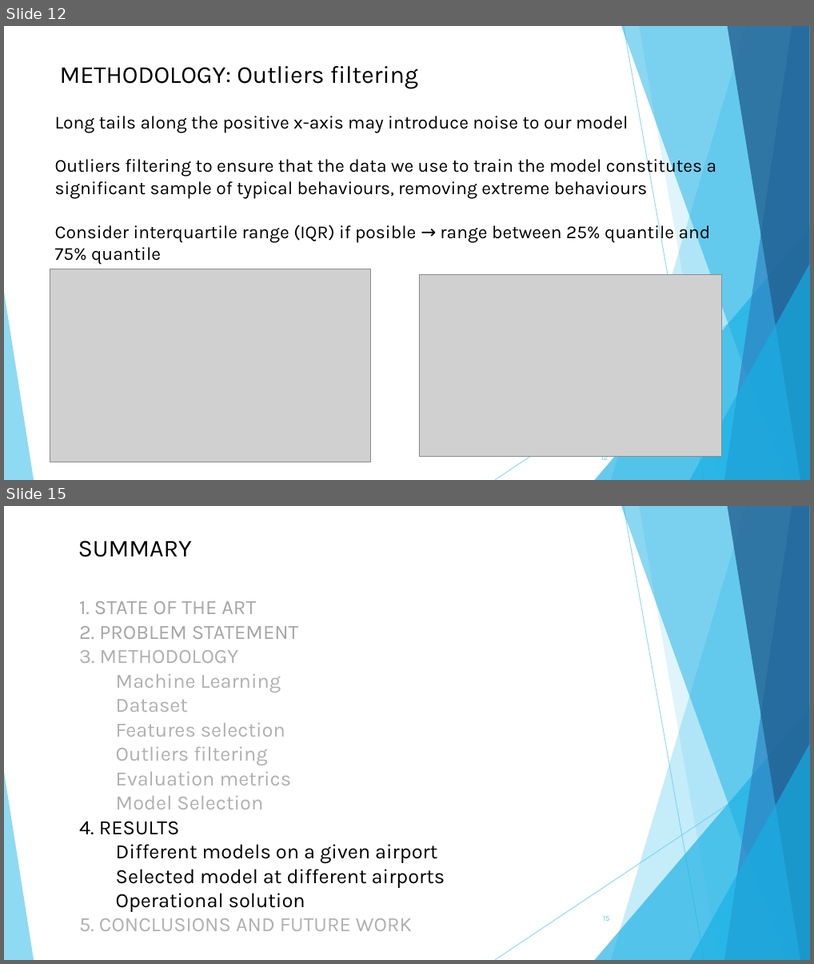
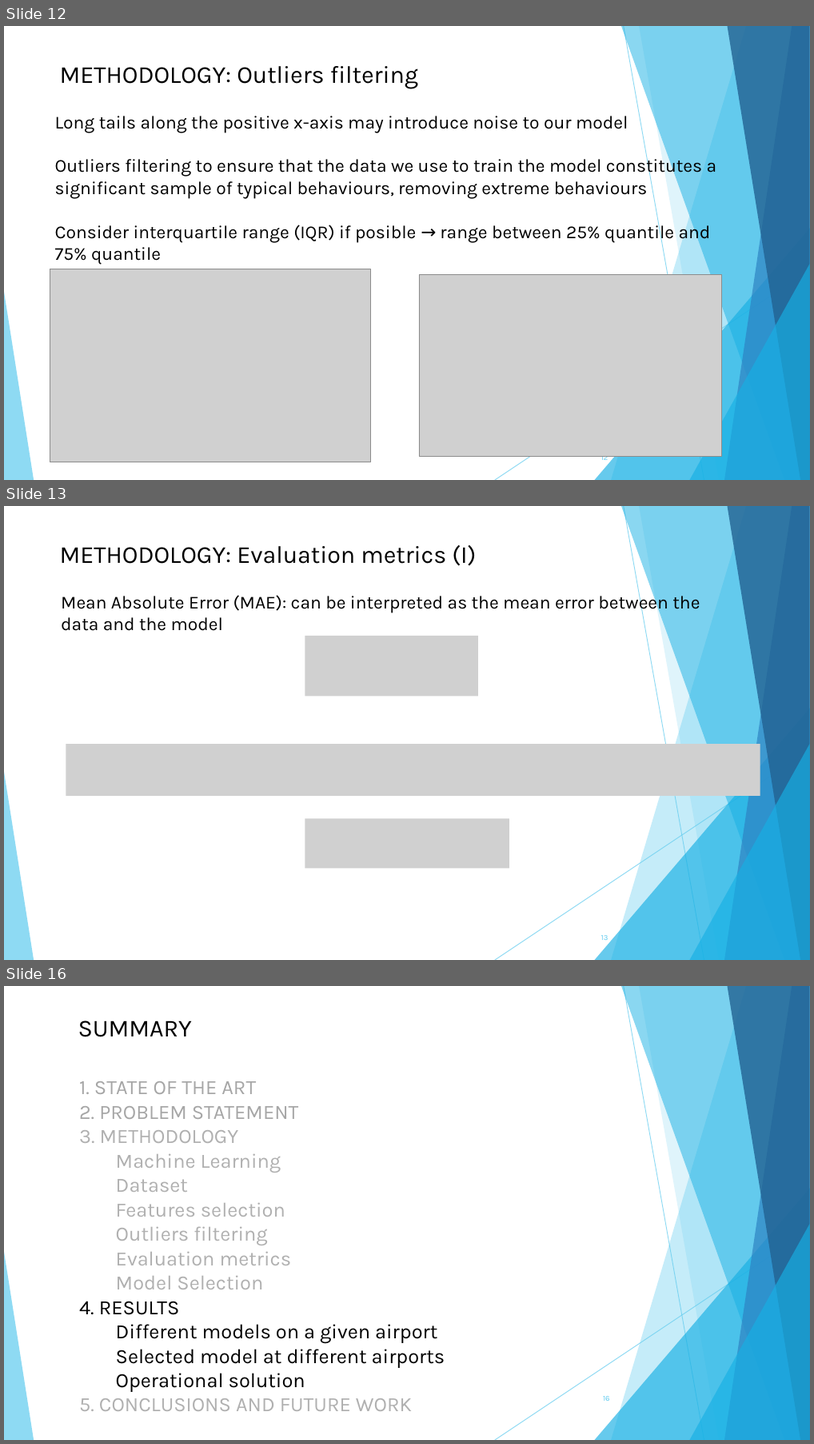
Before and after one commit to AlvaroRevi/Turnaround_TFM, a slide deck: PresentacionTFM.pptx. Shown one above the other, each under a label of ours: slides 12 and 15 before the commit, slides 12, 13 and 16 after it; the slides between them are not shown. The pictures are 814x964 and 814x1444 pixels, drawn with LibreOffice and Linux fonts; fonts in the diff are those of the drawing; grey boxes stand for pictures. Boxes give left, top, right and bottom in pixels: in the first picture for what was removed or moved away, otherwise in the second. Text is boxed around its words. In the diff, an @@ line names an element or a change of style, - is before the commit and + after.

```diff
--- a/PresentacionTFM.pptx
+++ b/PresentacionTFM.pptx
@@ slide 13 added at box(4, 506, 810, 960), background #FFFFFF; not listed: 10 template elements that a slide beside it also shows @@
@@ title added at box(60, 545, 476, 566), 24 pt, text #000000 @@
+METHODOLOGY: Evaluation metrics (I)
@@ text added at box(61, 592, 700, 631), 18 pt, text #000000 @@
+Mean Absolute Error (MAE): can be interpreted as the mean error between the data and the model
@@ picture added at box(306, 636, 478, 696) @@
@@ picture added at box(66, 744, 761, 796) @@
@@ picture added at box(306, 818, 510, 868) @@
@@ page number added at box(602, 935, 609, 940), 7.4 pt, text #5FCBEF @@
+13
@@ what was slide 15 is now slide 16 @@
```
Also in this commit, not shown: 9 slides changed, 2 other slides added.
